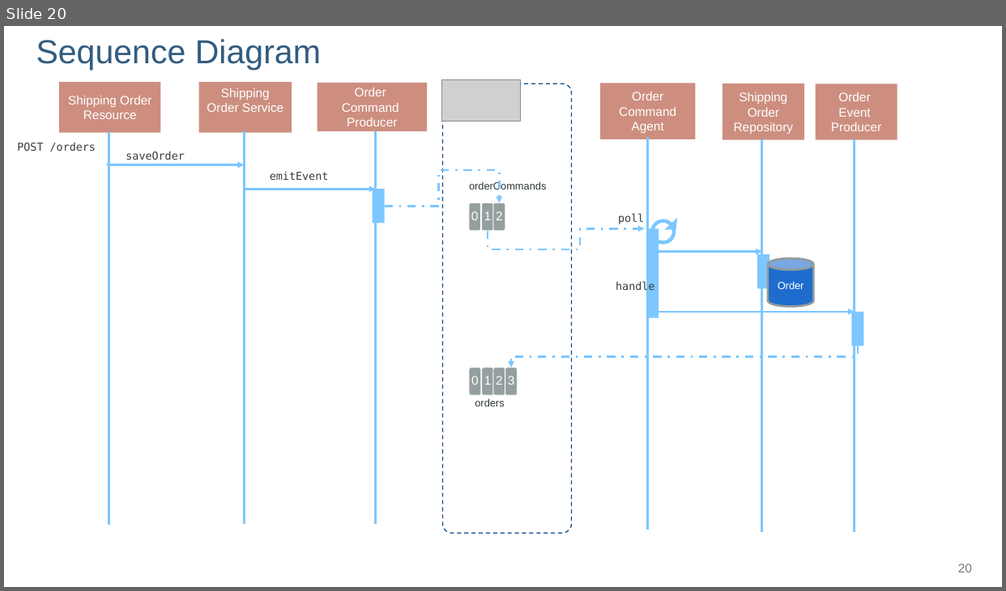
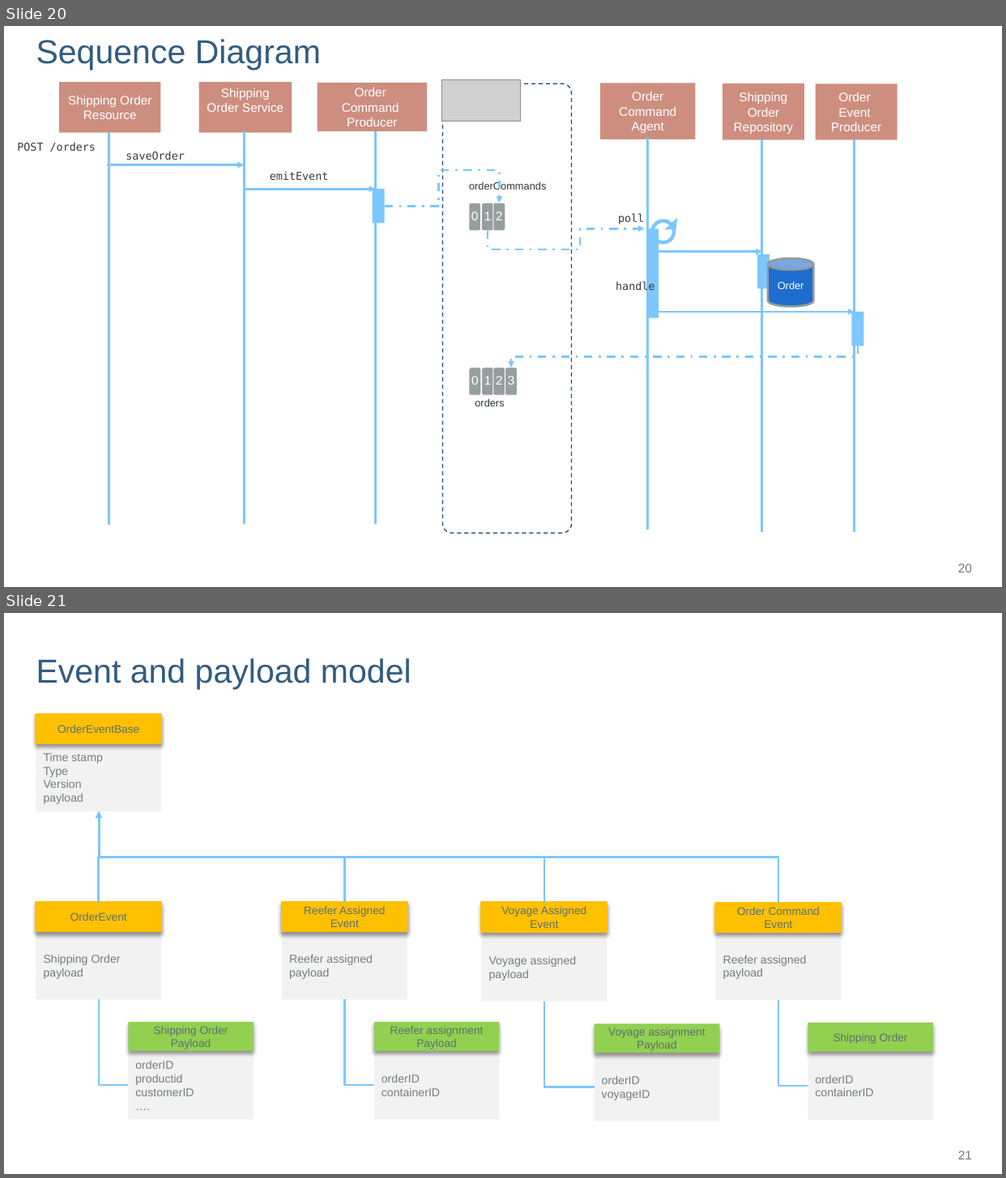
Before and after one commit to ibm-cloud-architecture/refarch-kc-order-ms, a slide deck: docs/kc-order-diagrams.pptx. Shown one above the other, each under a label of ours: slide 20 before the commit, slides 20 and 21 after it. The pictures are 1006x591 and 1006x1178 pixels, drawn with LibreOffice and Linux fonts; fonts in the diff are those of the drawing; grey boxes stand for pictures; background and template pictures are left out. Boxes give left, top, right and bottom in pixels: in the first picture for what was removed or moved away, otherwise in the second. Text is boxed around its words. In the diff, an @@ line names an element or a change of style, - is before the commit and + after.

```diff
--- a/docs/kc-order-diagrams.pptx
+++ b/docs/kc-order-diagrams.pptx
@@ slide 21 added at box(4, 613, 1002, 1174), background #FFFFFF @@
@@ title added at box(36, 658, 411, 689), 32 pt, text #325C80 @@
+Event and payload model
@@ rectangle added at box(36, 714, 161, 743), fill #FFC000, outline #FFC000 2 pt, 10.7 pt, text #5C7171 @@
+OrderEventBase
@@ rectangle added at box(36, 743, 161, 811), fill #F2F2F2, 11 pt, text #747E7E @@
+Time stamp
+Type
+Version
+payload
@@ elbow arrow added from (98, 903) to (99, 812), #7CC7FF 2 pt @@
@@ elbow arrow added from (345, 903) to (98, 811), #7CC7FF 2 pt @@
@@ elbow arrow added from (778, 903) to (98, 811), #7CC7FF 2 pt @@
@@ elbow arrow added from (544, 903) to (98, 811), #7CC7FF 2 pt @@
@@ rectangle added at box(36, 903, 161, 932), fill #FFC000, outline #FFC000 2 pt, 10.7 pt, text #5C7171 @@
+OrderEvent
@@ rectangle added at box(282, 903, 407, 932), fill #FFC000, outline #FFC000 2 pt, 10.7 pt, text #5C7171 @@
+Reefer Assigned Event
@@ rectangle added at box(482, 903, 607, 932), fill #FFC000, outline #FFC000 2 pt, 10.7 pt, text #5C7171 @@
+Voyage Assigned Event
@@ rectangle added at box(716, 903, 841, 932), fill #FFC000, outline #FFC000 2 pt, 10.7 pt, text #5C7171 @@
+Order Command Event
@@ rectangle added at box(36, 931, 161, 999), fill #F2F2F2, 11 pt, text #747E7E @@
+Shipping Order payload
@@ rectangle added at box(282, 931, 407, 999), fill #F2F2F2, 11 pt, text #747E7E @@
+Reefer assigned payload
@@ rectangle added at box(482, 934, 607, 1002), fill #F2F2F2, 11 pt, text #747E7E @@
+Voyage assigned payload
@@ rectangle added at box(716, 932, 841, 1000), fill #F2F2F2, 11 pt, text #747E7E @@
+Reefer assigned payload
@@ elbow line added from (98, 1000) to (128, 1085), #7CC7FF 2 pt @@
@@ elbow line added from (345, 1000) to (374, 1085), #7CC7FF 2 pt @@
@@ elbow line added from (778, 1000) to (808, 1086), #7CC7FF 2 pt @@
@@ rectangle added at box(128, 1023, 253, 1052), fill #92D050, 10.7 pt, text #5C7171 @@
+Shipping Order Payload
@@ rectangle added at box(374, 1023, 499, 1052), fill #92D050, 10.7 pt, text #5C7171 @@
+Reefer assignment Payload
@@ elbow line added from (544, 1002) to (594, 1088), #7CC7FF 2 pt @@
@@ rectangle added at box(594, 1024, 720, 1053), fill #92D050, 10.7 pt, text #5C7171 @@
+Voyage assignment Payload
@@ rectangle added at box(808, 1023, 933, 1052), fill #92D050, 10.7 pt, text #5C7171 @@
+Shipping Order
@@ rectangle added at box(128, 1052, 253, 1120), fill #F2F2F2, 11 pt, text #747E7E @@
+orderID
+productid
+customerID
+….
@@ rectangle added at box(374, 1052, 499, 1120), fill #F2F2F2, 11 pt, text #747E7E @@
+orderID
+containerID
@@ rectangle added at box(594, 1053, 720, 1122), fill #F2F2F2, 11 pt, text #747E7E @@
+orderID
+voyageID
@@ rectangle added at box(808, 1052, 933, 1120), fill #F2F2F2, 11 pt, text #747E7E @@
+orderID
+containerID
@@ page number added at box(958, 1151, 972, 1160), 12 pt, text #6D7777 @@
+21
```
Also in this commit, not shown: 19 other files.
